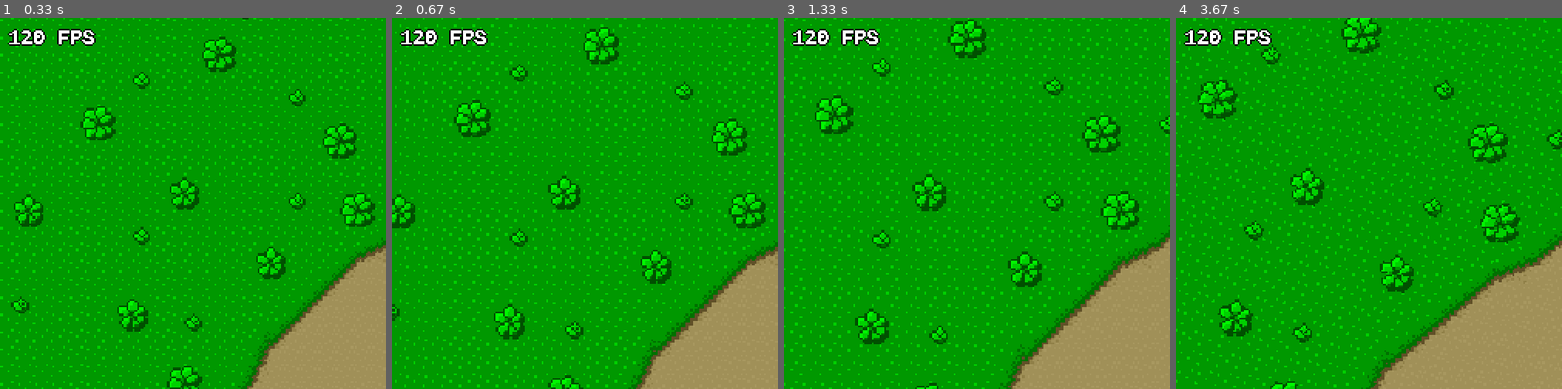
Above: before the commit, frames 1-4 (left to right).
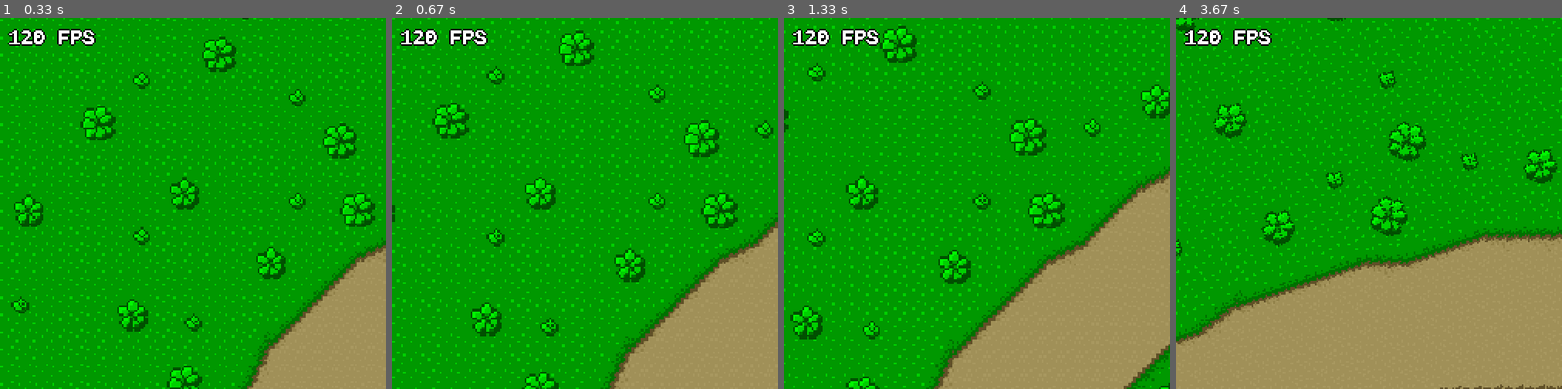
Above: after the commit, the same moments.

Repository: MezianeAyoub2006/Nodex-Engine
Game: pygame game, started from main.py
Two runs of this game, one before a commit and one after it. Both use one fixed random seed, a clock stepped at 60 frames per second and the inputs below.
Inputs:
- Up to frame 1 (0.33 s): no input
- Up to frame 2 (0.67 s): hold Z from 0.33 s (still down); hold Right from 0.33 s (still down)
- Up to frame 3 (1.33 s): release Z at 0.8 s; release Right at 0.8 s; hold Q 0.83-1.3 s; hold Right 0.83-1.3 s; hold D 0.83-1.3 s; tap Z at 0.9, 1.2 s
- Up to frame 4 (3.67 s): hold Right 1.33-1.8 s; hold D 1.33-1.8 s; tap Z at 1.4, 1.7, 1.9, 2.23, 2.53, 2.73, 3.03, 3.3, 3.63 s; hold Up 1.83-2.13 s; hold Right 2.17-2.63 s; hold D 2.17-2.63 s; hold Left 2.67-3.2 s; hold Down 3.23-3.53 s; hold S 3.23-3.53 s; hold Left from 3.57 s (still down)

Frame 1 is identical in both runs. In frame 2, 23% of the frame differs, in the area x 0-100%, y 0-100%; in frame 3, 30%; in frame 4, 37%.

Commit message:
Fixed dt handling in main.py

Diff:
--- a/main.py
+++ b/main.py
@@ -22,32 +22,31 @@
         self.overlay.blit(self.font.render(f"{round(self.context.fps)} FPS", False, (255, 255, 255)), (5, 5))
         self.ground.render()
         self.overlay.render()
-        speed = 3.0
+        speed = 500
 
 
         if self.context.active_keys[pygame.K_RIGHT]:
 
-            self.ground.camera.position.x += math.cos(self.ground.camera.rotation) * speed * self.context.dt * 60
-            self.ground.camera.position.y += math.sin(self.ground.camera.rotation) * speed * self.context.dt * 60
+            self.ground.camera.position.x += math.cos(self.ground.camera.rotation) * speed * self.context.dt
+            self.ground.camera.position.y += math.sin(self.ground.camera.rotation) * speed * self.context.dt
         if self.context.active_keys[pygame.K_LEFT]:
 
-            self.ground.camera.position.x -= math.cos(self.ground.camera.rotation) * speed * self.context.dt * 60
-            self.ground.camera.position.y -= math.sin(self.ground.camera.rotation) * speed * self.context.dt * 60
+            self.ground.camera.position.x -= math.cos(self.ground.camera.rotation) * speed * self.context.dt
+            self.ground.camera.position.y -= math.sin(self.ground.camera.rotation) * speed * self.context.dt
         if self.context.active_keys[pygame.K_DOWN]:
-            self.ground.camera.position.x -= math.sin(self.ground.camera.rotation) * speed * self.context.dt * 60
-            self.ground.camera.position.y += math.cos(self.ground.camera.rotation) * speed * self.context.dt * 60
+            self.ground.camera.position.x -= math.sin(self.ground.camera.rotation) * speed * self.context.dt
+            self.ground.camera.position.y += math.cos(self.ground.camera.rotation) * speed * self.context.dt
         if self.context.active_keys[pygame.K_UP]:
-            self.ground.camera.position.x += math.sin(self.ground.camera.rotation) * speed * self.context.dt * 60
-            self.ground.camera.position.y -= math.cos(self.ground.camera.rotation) * speed * self.context.dt * 60
+            self.ground.camera.position.x += math.sin(self.ground.camera.rotation) * speed * self.context.dt
+            self.ground.camera.position.y -= math.cos(self.ground.camera.rotation) * speed * self.context.dt
         if self.context.active_keys[pygame.K_z]:
-            self.ground.camera.zoom *= 1.03 ** (self.context.dt * 60)
+            self.ground.camera.zoom *= 3 ** (self.context.dt)
         if self.context.active_keys[pygame.K_s]:
-            self.ground.camera.zoom /= 1.03 ** (self.context.dt * 60)
+            self.ground.camera.zoom /= 3 ** (self.context.dt)
         if self.context.active_keys[pygame.K_q]:
-            self.ground.camera.rotation += self.context.dt
+            self.ground.camera.rotation += 5 * self.context.dt
         if self.context.active_keys[pygame.K_d]:
-            self.ground.camera.rotation -= self.context.dt
-
+            self.ground.camera.rotation -= 5 * self.context.dt
 
 context = nodex.engine.Context((250, 240), 2, False)
 context.add_game_node(Test(context))
